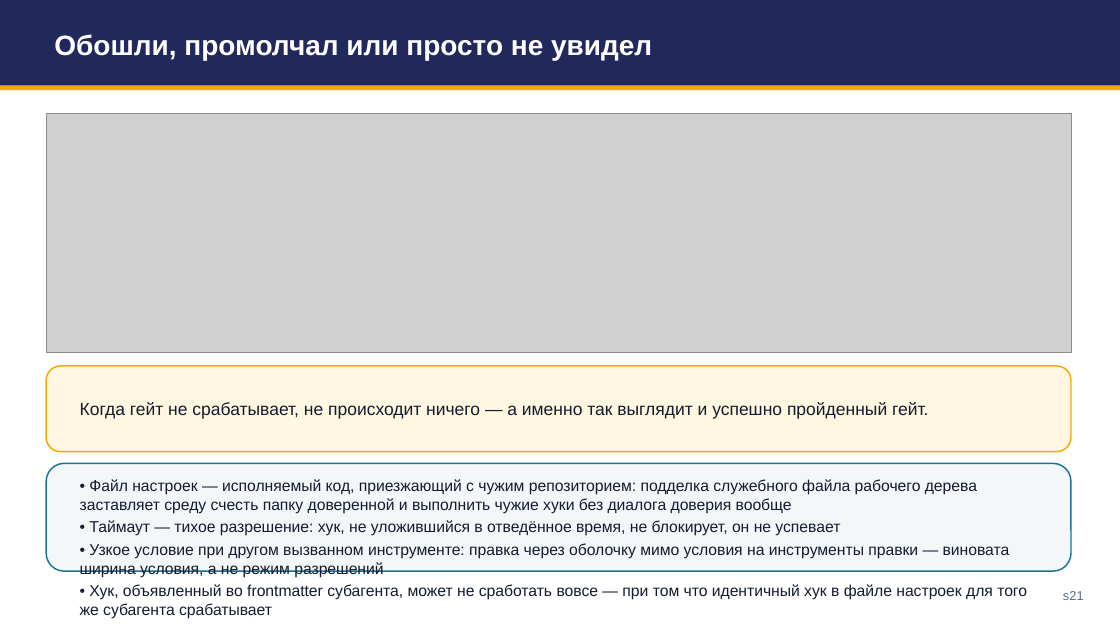
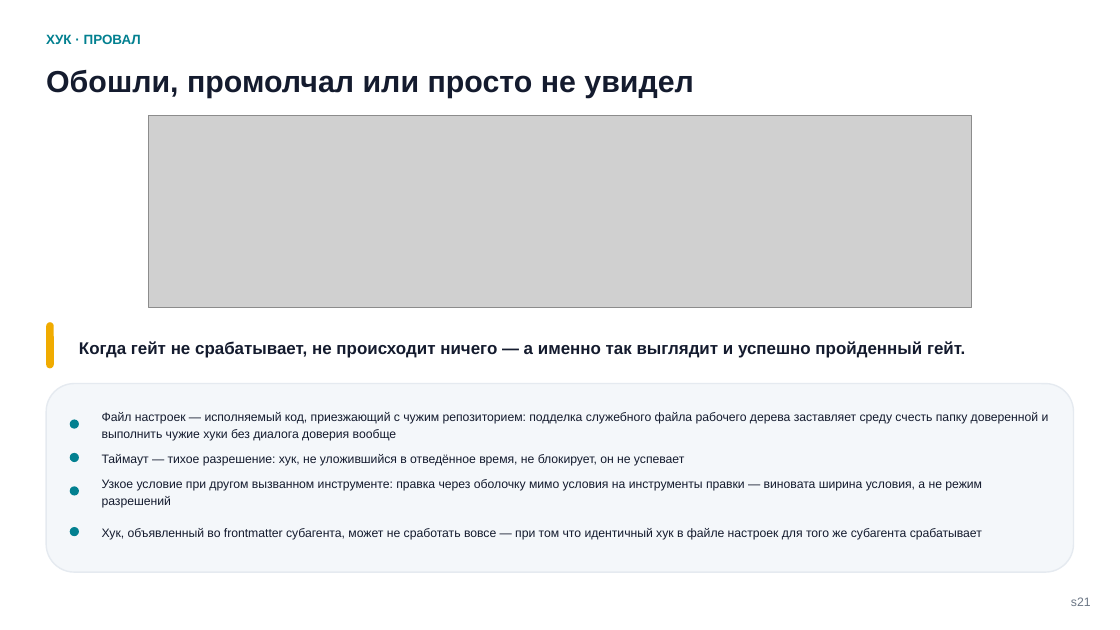
Before and after one commit to tellina-study/AI-usage-lessons, a slide deck: slide 21 of library/seminars/sem-05/rendered/sem-05.pptx. Drawn at 1120x630 pixels with LibreOffice and Linux fonts; fonts in the diff are those of the drawing; grey boxes stand for pictures. Boxes give left, top, right and bottom in pixels: in the first picture for what was removed or moved away, otherwise in the second. Text is boxed around its words. In the diff, an @@ line names an element or a change of style, - is before the commit and + after.

```diff
--- a/library/seminars/sem-05/rendered/sem-05.pptx
+++ b/library/seminars/sem-05/rendered/sem-05.pptx
@@ text "ХУК · ПРОВАЛ": place and size @@
-text "ХУК · ПРОВАЛ" at <box>0,0,1120,86</box>
+text "ХУК · ПРОВАЛ" at <box>46,34,141,44</box>
@@ text "ХУК · ПРОВАЛ" at <box>46,34,141,44</box>: fill #21295C to none @@
@@ text "Обошли, промолчал или просто не ...": place and size @@
-text "Обошли, промолчал или просто не ..." at <box>54,34,652,60</box>
+text "Обошли, промолчал или просто не ..." at <box>46,70,694,98</box>
@@ text "Обошли, промолчал или просто не ..." at <box>46,70,694,98</box>: size 24 to 26 pt, text colour #FFFFFF to #141B2E; line spacing 1 to 1.14; less space between paragraphs; vertical alignment middle to top @@
@@ text at <box>46,34,141,44</box>: text added @@
+ХУК · ПРОВАЛ
@@ rectangle removed at <box>0,86,1120,91</box> @@
@@ picture: place and size @@
-picture at <box>46,113,1071,353</box>
+picture at <box>149,115,971,307</box>
@@ rounded rectangle added at <box>46,323,54,369</box>, fill #F0AB00 @@
@@ text "Когда гейт не срабатывает, не ...": place and size @@
-text "Когда гейт не срабатывает, не ..." at <box>80,402,928,419</box>
+text "Когда гейт не срабатывает, не ..." at <box>79,341,965,358</box>
@@ text "Когда гейт не срабатывает, не ..." at <box>79,341,965,358</box>: size 15 to 14.5 pt, bold on; line spacing 1 to 1.24; less space between paragraphs @@
@@ rounded rectangle: place and size @@
-rounded rectangle at <box>46,366,1071,452</box>
+rounded rectangle at <box>46,384,1074,572</box>
@@ rounded rectangle at <box>46,384,1074,572</box>: fill #FFF7E2 to #F4F7FA; outline #F0AB00 1.25 pt to #E5EAF0 1.2 pt; proportions changed @@
@@ rounded rectangle added at <box>70,419,79,429</box>, fill #028090 @@
@@ text added at <box>102,412,1049,441</box>, 10.5 pt, text #141B2E @@
+Файл настроек — исполняемый код, приезжающий с чужим репозиторием: подделка служебного файла рабочего дерева заставляет среду счесть папку доверенной и выполнить чужие хуки без диалога доверия вообще
@@ rounded rectangle removed at <box>46,464,1071,571</box> @@
@@ rounded rectangle added at <box>70,453,79,462</box>, fill #028090 @@
@@ text added at <box>102,454,684,466</box>, 10.5 pt, text #141B2E @@
+Таймаут — тихое разрешение: хук, не уложившийся в отведённое время, не блокирует, он не успевает
@@ text added at <box>102,479,982,508</box>, 10.5 pt, text #141B2E @@
+Узкое условие при другом вызванном инструменте: правка через оболочку мимо условия на инструменты правки — виновата ширина условия, а не режим разрешений
@@ rounded rectangle added at <box>70,486,79,496</box>, fill #028090 @@
@@ rounded rectangle added at <box>70,527,79,536</box>, fill #028090 @@
@@ text at <box>102,528,982,540</box>: text changed; size 13.5 to 10.5 pt @@
-• Файл настроек — исполняемый код, приезжающий с чужим репозиторием: подделка служебного файла рабочего дерева заставляет среду счесть папку доверенной и выполнить чужие хуки без диалога доверия вообще
-• Таймаут — тихое разрешение: хук, не уложившийся в отведённое время, не блокирует, он не успевает
-• Узкое условие при другом вызванном инструменте: правка через оболочку мимо условия на инструменты правки — виновата ширина условия, а не режим разрешений
-• Хук, объявленный во frontmatter субагента, может не сработать вовсе — при том что идентичный хук в файле настроек для того же субагента срабатывает
+Хук, объявленный во frontmatter субагента, может не сработать вовсе — при том что идентичный хук в файле настроек для того же субагента срабатывает
@@ text "Хук, объявленный во frontmatter субагента, ..." at <box>102,528,982,540</box>: vertical alignment top to middle @@
@@ text "s21": place and size @@
-text "s21" at <box>1063,591,1084,600</box>
+text "s21" at <box>1071,597,1091,606</box>
@@ text "s21" at <box>1071,597,1091,606</box>: size 11 to 10.5 pt, text colour #5B6B7F to #6B7685; line spacing 1 to 1.18; less space between paragraphs @@
```
Also in this commit, not shown: 55 other slides changed, 18 other files.
